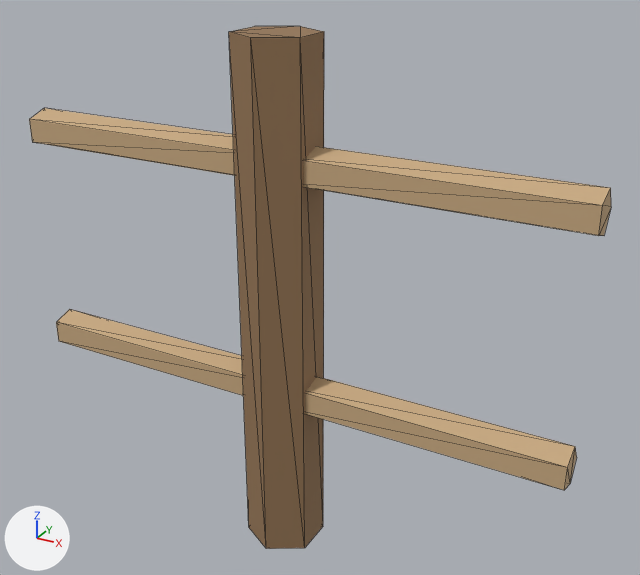
One commit to the glTF model assets/3d/models/pen_fence_0a.glb: the scene before it, then after it.
Both versions are drawn from a 50 mm lens placed at (0.705, -1.149, 1.08), pointed at (0.049, 0.044, 0.483). Every picture has the same lights, and +X, +Y and +Z are marked at lower left. The first picture is the older version. Mesh edges are drawn as thin lines. Vertices at exactly the same position are counted once.

The older version as bpy lines, for what is in view:
```python
me_pen_fence_0a = bpy.data.meshes.new('pen_fence_0a')
me_pen_fence_0a.from_pydata(...)  # 50 vertices, 84 faces; spans x -0.5..0.5, y -0.07..0.07, z 0.0..0.9
# faces by material slot: [20, 64]
me_pen_fence_0a.materials.append(mat_trunk)  # brown #957655
me_pen_fence_0a.materials.append(mat_wood)  # beige #c8aa81
ob_pen_fence_0a = bpy.data.objects.new('pen_fence_0a', me_pen_fence_0a)
ob_pen_fence_0a.location = (0.0, 0.0, 0.0)
```
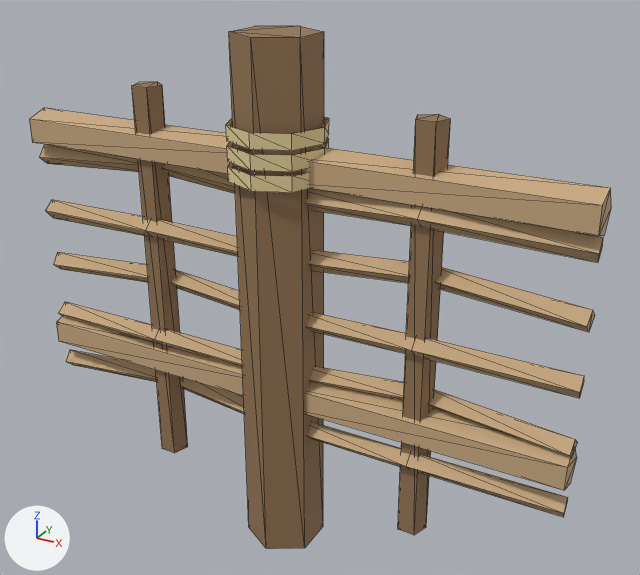
Pixel boxes [x1, y1, x2, y2] of what changed, in the pictures (640 x 575 px):
part 1 of me_pen_fence_0a, added (brown): after [398, 114, 450, 535]
part 2 of me_pen_fence_0a, added (brown): after [132, 82, 188, 453]
part 3 of me_pen_fence_0a, built on: before [565, 188, 611, 489]; after [39, 117, 611, 517]

The change in detail:
Material 'thatch' (mat_thatch) is new.
Its base color is (0.78, 0.64, 0.33) (beige #e5d19b).
Its roughness is 0.85.
me_pen_fence_0a is used by ob_pen_fence_0a; location (0.0, 0.0, 0.0).
me_pen_fence_0a had 50 vertices, 84 faces and spanned x -0.5..0.5, y -0.07..0.07, z 0.0..0.9.
me_pen_fence_0a now has 238 vertices, 364 faces and spans x -0.501..0.501, y -0.081..0.081, z 0.0..0.9.
me_pen_fence_0a part 1: a new loose piece, a 5-sided cylinder along z spanning x 0.225..0.275, y -0.021..0.026, z 0.1..0.8, in mat_trunk (brown #957655).
me_pen_fence_0a part 2: a new loose piece, a 5-sided cylinder along z spanning x -0.275..-0.225, y -0.021..0.026, z 0.1..0.8, in mat_trunk (brown #957655).
Part 3, on me_pen_fence_0a:
10 faces are deleted.
112 vertices are added at x -0.501..0.501, y -0.081..0.081, z 0.212..0.742.
24 new vertices lie (0.0, 0.0, 0.025) away from vertices in x -0.081..0.081, y -0.081..0.081, z 0.678..0.742.
10 new vertices lie (0.0, 0.019, 0.017) away from vertices in x -0.501..0.501, y -0.018..-0.001, z 0.212..0.651.
6 new vertices lie (-0.002, -0.019, 0.017) away from vertices in x 0.001, y 0.001..0.018, z 0.212..0.651.
10 new vertices lie (0.0, 0.019, -0.017) away from vertices in x -0.501..0.501, y -0.018..-0.001, z 0.229..0.668.
6 new vertices lie (-0.002, -0.019, -0.017) away from vertices in x 0.001, y 0.001..0.018, z 0.229..0.668.
48 new faces join them, mat_thatch (beige #e5d19b).
210 new faces join them, mat_wood (beige #c8aa81).
me_pen_fence_0a gains material mat_thatch (beige #e5d19b).
